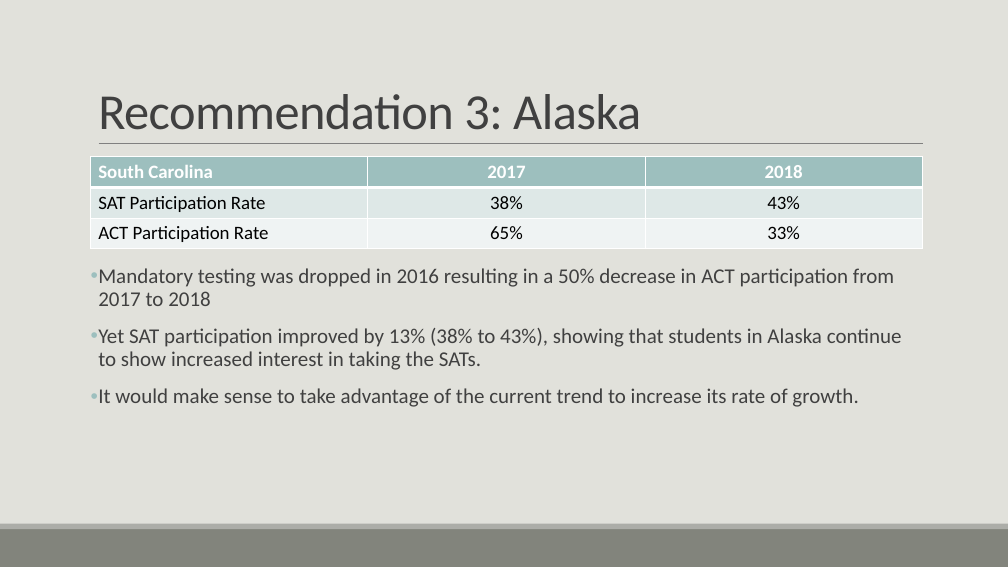
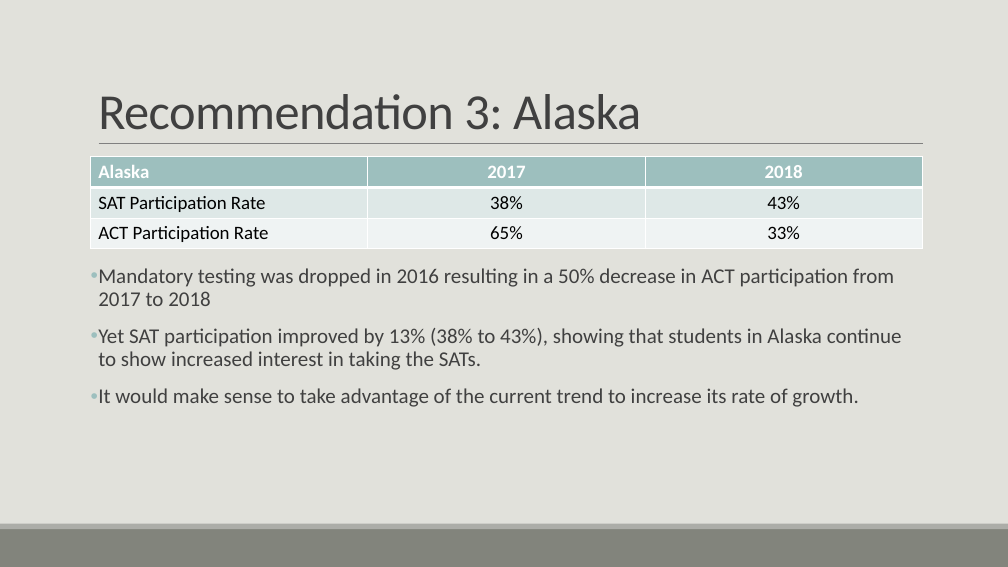
Before and after one commit to chrisgozali/GA_Projects, a slide deck: slide 11 of project_1/Project_1_Presentation.pptx. Drawn at 1008x567 pixels with LibreOffice and Linux fonts; fonts in the diff are those of the drawing. Boxes give left, top, right and bottom in pixels: in the first picture for what was removed or moved away, otherwise in the second. Text is boxed around its words. In the diff, an @@ line names an element or a change of style, - is before the commit and + after.

```diff
--- a/project_1/Project_1_Presentation.pptx
+++ b/project_1/Project_1_Presentation.pptx
@@ table at (x1=91, y1=157, x2=923, y2=249) @@
-row 1, column 1: South Carolina
+row 1, column 1: Alaska
```
Also in this commit, not shown: 1 other slide changed, 1 other file.
